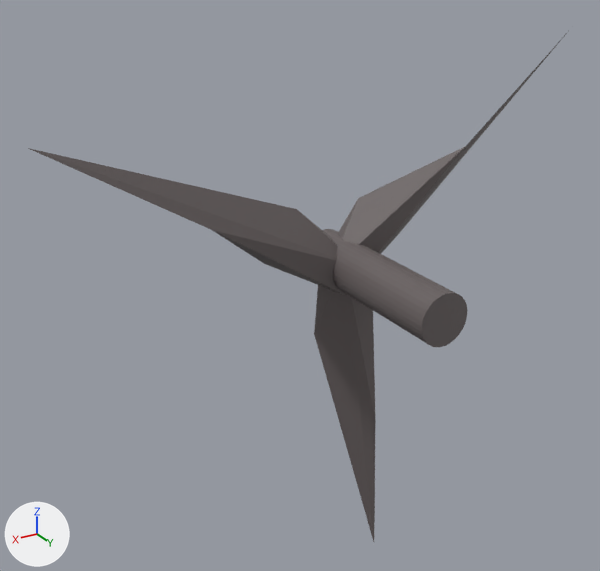
What one commit did to the OBJ model Resources/Cyclone/Cyclone.obj.
One viewpoint serves both versions: a camera (50 mm lens) standing at (10.97, 13.84, 9.0) and looking at (1.84, -1.38, 1.39). Lighting does not change. The marker at lower left points along +X, +Y and +Z. The first picture is the older version. Where no turn or scale is listed for an object, it has been applied to the vertices.

The scene before the commit, as lines of its bpy script (objects in view):
```python
me_立方体_002 = bpy.data.meshes.new('立方体.002')
me_立方体_002.from_pydata(...)  # 88 vertices, 160 faces; spans x -5.6..7.7, y -2.55..2.07, z -6.69..6.8
me_立方体_002.materials.append(mat_マテリアル)  # picture img_cyclone_png
ob_立方体_002 = bpy.data.objects.new('立方体.002', me_立方体_002)
ob_立方体_002.location = (0.0, 0.0, 0.0)
```
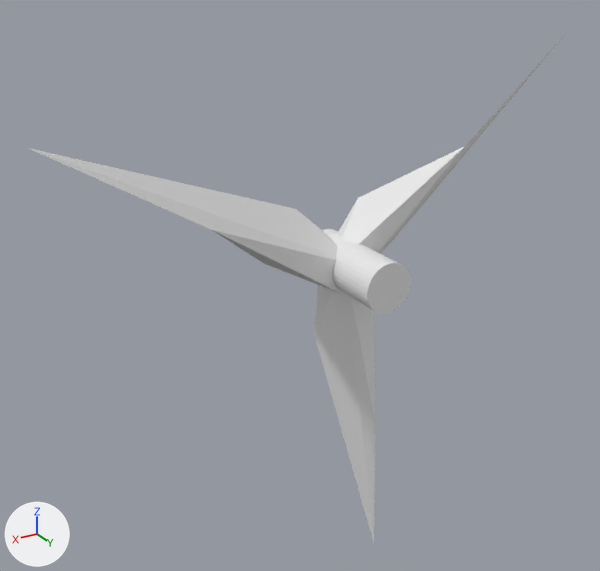
The newer file is also turned or shifted as a whole; pictures and numbers use the older file's frame.

Scene script edits in JSON lines:
```json
{"block": "me_立方体_002", "where": "# used by ob_立方体_002; location = (0.0, 0.0, 0.0)"}
{"op": "remove", "block": "me_立方体_002", "code": "me_立方体_002.from_pydata(...)  # 88 vertices, 160 faces; spans x -5.6..7.7, y -2.55..2.07, z -6.69..6.8"}
{"op": "add", "block": "me_立方体_002", "code": "me_立方体_002.from_pydata(...)  # 88 vertices, 160 faces; spans x -5.6..7.7, y -2.55..0.15, z -6.69..6.8"}
{"block": "me_立方体_002", "change": "me_立方体_002 part 1: all 32 vertices in x -0.19..1.02, y 2.07, z 0.95..2.16 are moved by (0.0, -1.92, 0.0)"}
{"block": "me_立方体_002", "change": "me_立方体_002 part 2: 138 faces spanning x -5.6..7.7, y -2.55..0.15, z -6.69..6.8 switch from mat_マテリアル (picture img_cyclone_png) to no material"}
{"block": "me_立方体_002", "change": "other edits to the shape of me_立方体_002 do not show in these pictures"}
```

Where the change shows, as pixel boxes [x1, y1, x2, y2] in the pictures (600 x 571 px; the box of a moved part takes in the faces that stretch with it):
```json
{"object": "立方体.002", "change": "reshaped", "before": [28, 33, 567, 542], "after": [28, 30, 569, 542]}
{"part": 1, "of": "me_立方体_002", "change": "moved or reshaped", "before": [322, 229, 467, 347], "after": [322, 229, 411, 314]}
{"part": 2, "of": "me_立方体_002", "change": "recoloured", "before": [28, 42, 559, 542], "after": [28, 42, 559, 542]}
```
